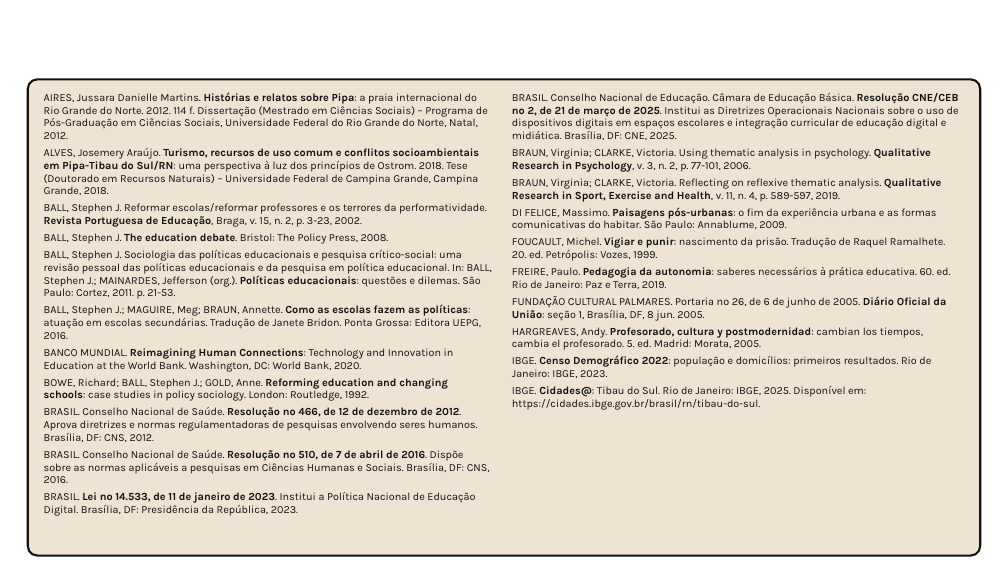
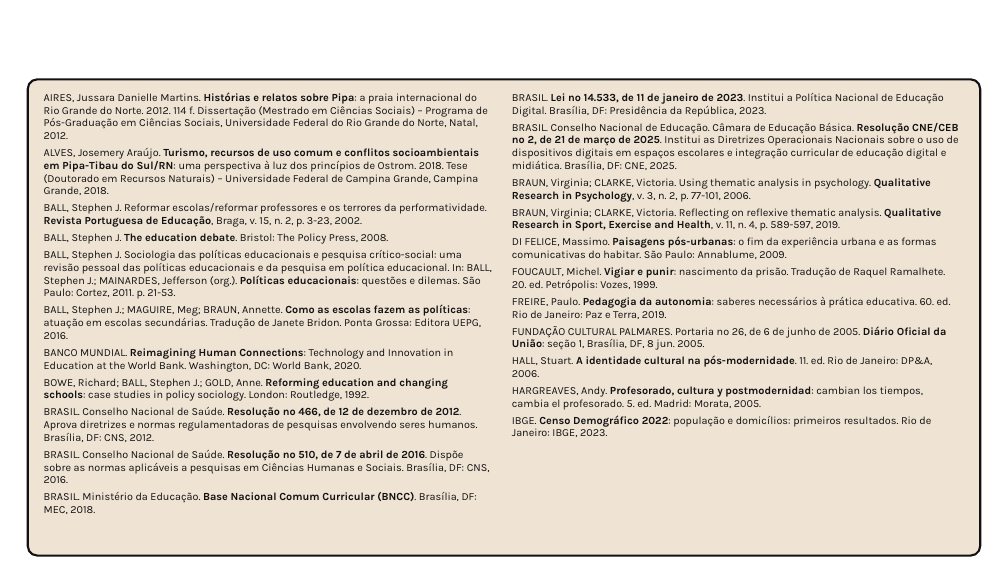
Before and after one commit to yzynya-beep/Tese, a slide deck: slide 31 of apresentacao_qualificacao/Qualificacao_PNED_Pipa.pptx. Drawn at 1008x567 pixels with LibreOffice and Linux fonts; fonts in the diff are those of the drawing; background and template pictures are left out. Boxes give left, top, right and bottom in pixels: in the first picture for what was removed or moved away, otherwise in the second. Text is boxed around its words. In the diff, an @@ line names an element or a change of style, - is before the commit and + after.

```diff
--- a/apresentacao_qualificacao/Qualificacao_PNED_Pipa.pptx
+++ b/apresentacao_qualificacao/Qualificacao_PNED_Pipa.pptx
@@ text at [512,93,944,117]: paragraph added @@
+BRASIL. Lei nº 14.533, de 11 de janeiro de 2023. Institui a Política Nacional de Educação Digital. Brasília, DF: Presidência da República, 2023.
@@ text at [512,355,933,377]: paragraph added @@
+HALL, Stuart. A identidade cultural na pós-modernidade. 11. ed. Rio de Janeiro: DP&A, 2006.
@@ text at [512,386,866,410]: paragraph removed @@
-IBGE. Cidades@: Tibau do Sul. Rio de Janeiro: IBGE, 2025. Disponível em: https://cidades.ibge.gov.br/brasil/rn/tibau-do-sul.
@@ text at [44,492,477,514]: text changed @@
-BRASIL. Lei nº 14.533, de 11 de janeiro de 2023. Institui a Política Nacional de Educação Digital. Brasília, DF: Presidência da República, 2023.
+BRASIL. Ministério da Educação. Base Nacional Comum Curricular (BNCC). Brasília, DF: MEC, 2018.
```
Also in this commit, not shown: 2 other slides changed, 4 other files.
